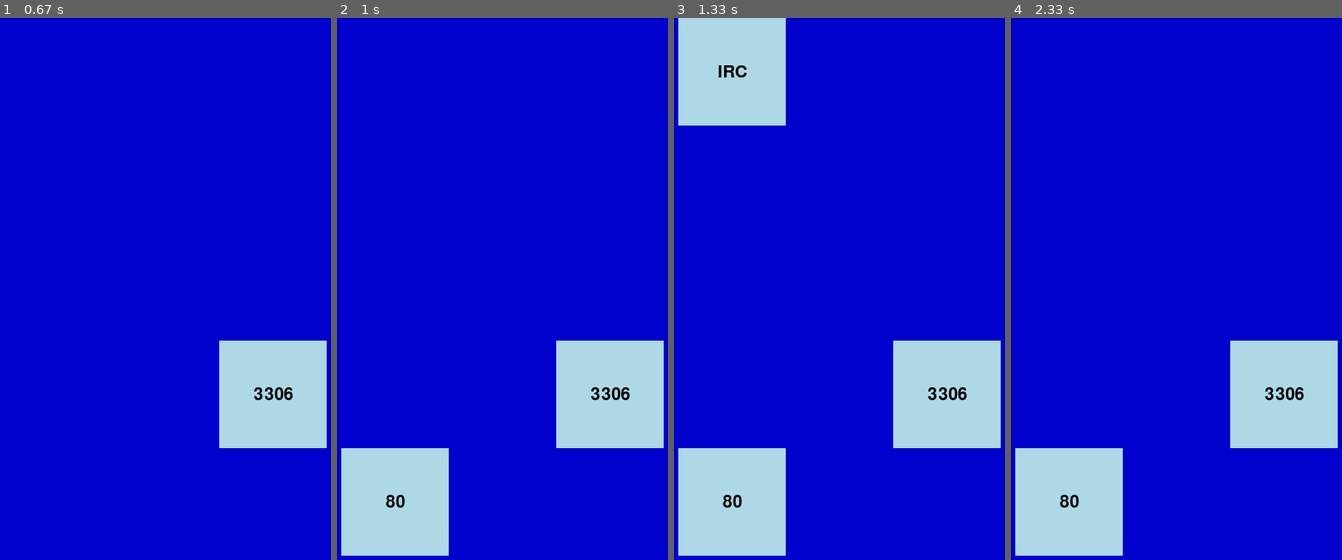
Above: before the commit, frames 1-4 (left to right).
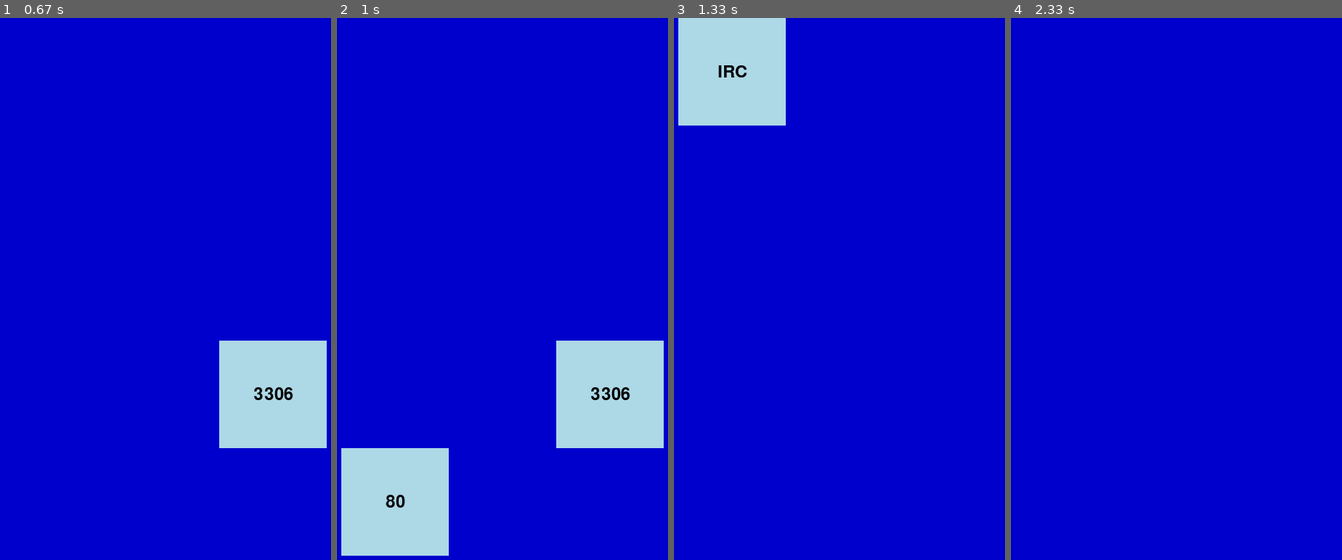
Above: after the commit, the same moments.

Repository: sandromund/pygame_memory
Game: pygame game, started from main.py
The game is run twice, just before and just after one commit, with the same random seed, the same clock (stepped at 60 frames per second) and the same inputs.
Inputs (mouse positions are in pixels of both pictures, inside the frame that each line leads up to):
- Up to frame 1 (0.67 s): press the mouse at (221, 381) at 0.37 s; move the mouse to (142, 364) at 0.47 s; release the mouse at (62, 348) at 0.6 s
- Up to frame 2 (1 s): click (356, 489) at 0.72 s
- Up to frame 3 (1.33 s): click (723, 104) at 1.05 s
- Up to frame 4 (2.33 s): press the mouse at (1060, 104) at 1.37 s; move the mouse to (1159, 326) at 1.47 s; release the mouse at (1255, 554) at 1.6 s; press the mouse at (1060, 104) at 1.7 s; move the mouse to (1024, 148) at 1.8 s; release the mouse at (outside the picture) at 1.93 s; press the mouse at (1060, 104) at 2.03 s; move the mouse to (1103, 332) at 2.13 s; release the mouse at (outside the picture) at 2.27 s

Frames 1-2 are identical in both runs. In frame 3, 13% of the frame differs, in the area x 1-99%, y 59-100%; in frame 4, 13%.

Commit message:
Added flipped

Diff:
--- a/main.py
+++ b/main.py
@@ -4,6 +4,7 @@
 import json
 
 from src.game import Game
+from icecream import ic
 
 CONFIG_FILE = "config.yaml"
 PORTS_FILE = "ports.json"
@@ -29,7 +30,6 @@
         if event.type == pygame.QUIT:
             running = False
         if event.type == pygame.MOUSEBUTTONDOWN:
-            mouse_buttons = pygame.mouse.get_pressed()
             game.filp_card(event.pos)
     pygame.display.flip()
 
--- a/src/game.py
+++ b/src/game.py
@@ -15,9 +15,11 @@
         self.card_front = config.get("front_color_card")
         self.tile_size = config.get("tile_size")
         self.n_cards = self.board_size ** 2
+
         self.port_to_protocol = ports
         self.protocol_to_port = {v: k for k, v in ports.items()}
-        self.mapper = self.get_mapper()
+        self.mapper = self.protocol_to_port | self.port_to_protocol
+        self.index_mapper = self.get_mapper()
 
         self.flipped = np.zeros(self.n_cards, dtype=bool)
         self.flipped = self.flipped.reshape((self.board_size, self.board_size))
@@ -28,6 +30,11 @@
         self.board = np.arange(self.n_cards)
         np.random.shuffle(self.board)
         self.board = self.board.reshape((self.board_size, self.board_size))
+
+        self.first_card_value = None
+        self.first_card_position = None
+        self.second_card_value = None
+        self.second_card_position = None
 
     def get_mapper(self):
         mapper = {}
@@ -47,7 +54,7 @@
 
     def draw_card(self, surface, i, j):
 
-        if self.solved[i,j]:
+        if self.solved[i, j]:
             return
 
         card_rect = (j * self.tile_size,
@@ -60,7 +67,7 @@
                              color=self.card_front,
                              rect=card_rect)
             font = pygame.font.Font(None, 36)
-            tile_value = str(self.mapper.get(self.board[i][j]))
+            tile_value = str(self.index_mapper.get(self.board[i][j]))
             text = font.render(tile_value, True, (0, 0, 0))
             text_rect = text.get_rect(center=(j * self.tile_size + self.tile_size // 2,
                                               i * self.tile_size + self.tile_size // 2))
@@ -77,3 +84,30 @@
         x_new = min(max(0, x_new), self.tile_size)
         y_new = min(max(0, y_new), self.tile_size)
         self.flipped[y_new][x_new] = not self.flipped[y_new][x_new]
+        card = None
+        card_position = (x_new, y_new)
+        if self.flipped[y_new][x_new] and not self.solved[y_new][x_new]:
+            if self.second_card_value is not None:
+                for y, x in [self.first_card_position,
+                             self.second_card_position]:
+                    self.flipped[x][y] = not self.flipped[x][y]
+                self.first_card_value = None
+                self.first_card_position = None
+                self.second_card_value = None
+                self.second_card_position = None
+
+            card = self.index_mapper.get(self.board[y_new][x_new])
+            if self.first_card_value is None:
+                self.first_card_value = card
+                self.first_card_position = card_position
+            else:
+                self.second_card_value = card
+                self.second_card_position = card_position
+                is_pair_result = self.is_pair(card_1=self.first_card_value,
+                                              card_2=self.second_card_value)
+                if is_pair_result:
+                    self.solved[self.first_card_position[0], self.first_card_position[1]] = True
+                    self.solved[self.second_card_position[0], self.second_card_position[1]] = True
+
+    def is_pair(self, card_1, card_2):
+        return self.mapper.get(card_1) == card_2
